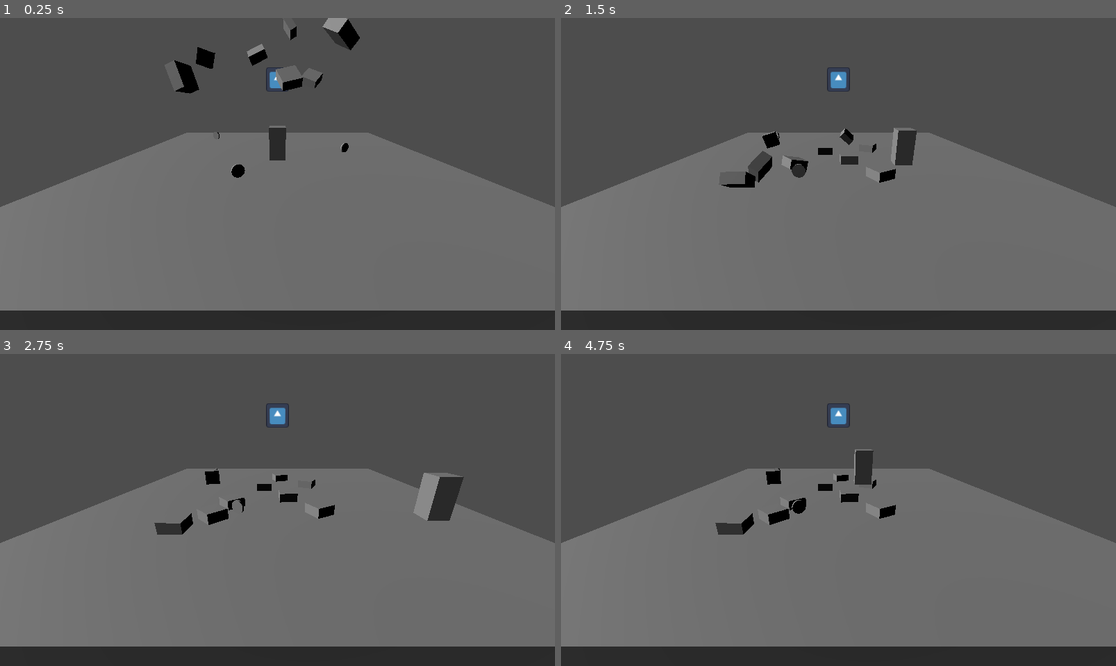
Above: before the commit, frames 1-4 (two rows, left to right).
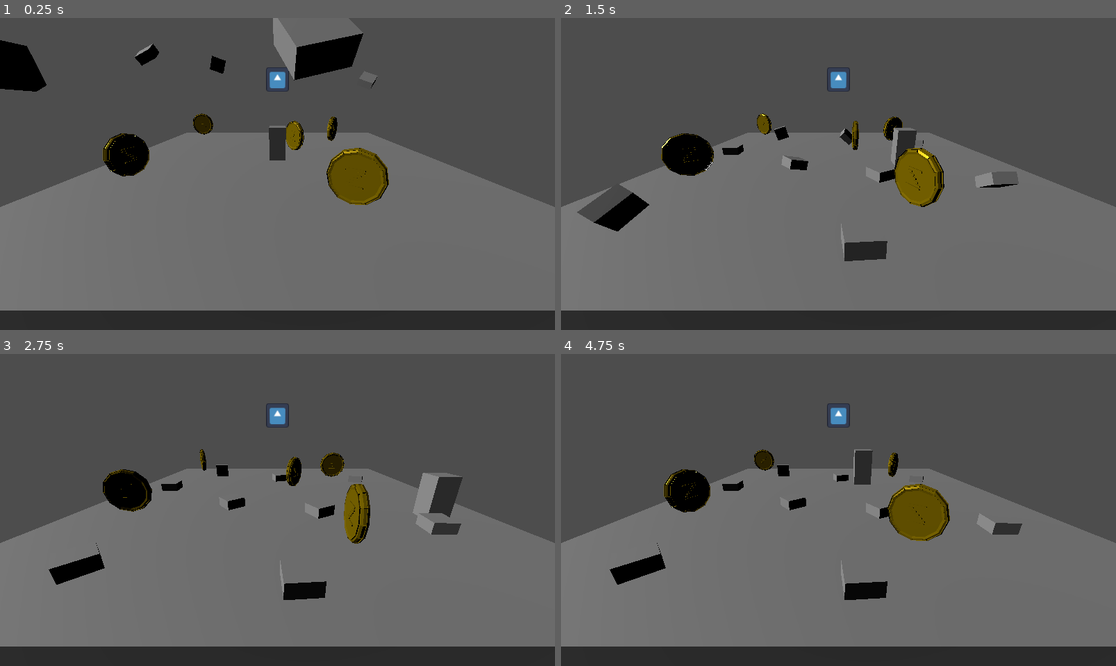
Above: after the commit, the same moments.

Repository: IsaiahMurray/3D-Platformer-Tutorial
Game: Godot game, scene res://scenes/level_1.tscn
The game is run twice, just before and just after one commit, with the same random seed, the same clock (stepped at 60 frames per second) and the same inputs. The engine's default icon, where the game draws it, is replaced by a stand-in: a white triangle on a blue panel in a dark square.
Inputs:
- Up to frame 1 (0.25 s): no input
- Up to frame 2 (1.5 s): tap Enter (ui_accept) at 0.5, 0.77 s; hold Right (ui_right) 0.53-1.28 s; hold Down (ui_down) from 1.28 s (still down)
- Up to frame 3 (2.75 s): tap Enter (ui_accept) at 1.52 s; release Down (ui_down) at 2.03 s; hold Right (ui_right) from 2.03 s (still down)
- Up to frame 4 (4.75 s): release Right (ui_right) at 2.78 s; hold Up (ui_up) 2.78-3.53 s; tap Enter (ui_accept) at 3.02, 3.77, 4.52 s; hold Left (ui_left) from 3.53 s (still down)

The runs differ from the first frame. In frame 1, 7.1% of the frame differs, in the area x 0-71%, y 0-60%; in frame 2, 5.3%; in frame 3, 4.4%; in frame 4, 4.9%.

Commit message:
Created coin
-Imported coin from blender
-Replaced previous coin
-Added multiple to lvl 1 scene

Diff:
--- a/3d-platformer-tutorial/coin.tscn
+++ b/3d-platformer-tutorial/coin.tscn
@@ -1,24 +1,19 @@
 [gd_scene load_steps=4 format=3 uid="uid://blyulifctuxim"]
 
 [ext_resource type="Script" path="res://coin.gd" id="1_71m4f"]
-
-[sub_resource type="CylinderMesh" id="CylinderMesh_ntf6l"]
-top_radius = 0.3
-bottom_radius = 0.3
-height = 0.1
+[ext_resource type="PackedScene" uid="uid://ca1vaa6ty73pc" path="res://assets/z_coin.glb" id="2_wrahy"]
 
 [sub_resource type="BoxShape3D" id="BoxShape3D_ul18f"]
-size = Vector3(0.6, 0.15, 0.6)
+size = Vector3(2, 0.3, 2)
 
 [node name="Coin" type="Area3D"]
 script = ExtResource("1_71m4f")
 
-[node name="MeshInstance3D" type="MeshInstance3D" parent="."]
-transform = Transform3D(1, 0, 0, 0, -4.37114e-08, -1, 0, 1, -4.37114e-08, 0, 0, 0)
-mesh = SubResource("CylinderMesh_ntf6l")
-
 [node name="CollisionShape3D" type="CollisionShape3D" parent="."]
-transform = Transform3D(1, 0, 0, 0, -4.37114e-08, -1, 0, 1, -4.37114e-08, 0, 0, 0)
+transform = Transform3D(1, 0, 0, 0, -4.37114e-08, -1, 0, 1, -4.37114e-08, 0, 0.0233338, 1.01995e-09)
 shape = SubResource("BoxShape3D_ul18f")
 
+[node name="z_coin" parent="." instance=ExtResource("2_wrahy")]
+transform = Transform3D(1, 0, 0, 0, -4.37114e-08, 1, 0, -1, -4.37114e-08, 0, 0, 0)
+
 [connection signal="body_entered" from="." to="." method="_on_body_entered"]
--- a/3d-platformer-tutorial/scenes/level_1.tscn
+++ b/3d-platformer-tutorial/scenes/level_1.tscn
@@ -35,28 +35,28 @@
 transform = Transform3D(0.437172, 0.631898, 0.639989, -0.822372, 0.568949, 0, -0.364121, -0.526309, 0.768384, -2.16433, 8.69854, 1.98282)
 
 [node name="Block2" parent="FallingBlocks" instance=ExtResource("1_cewtq")]
-transform = Transform3D(0.914148, -0.356397, 0.19317, 0.405381, 0.803688, -0.435605, 0, 0.476514, 0.879167, -1.19341, 6.80563, -1.0065)
+transform = Transform3D(0.914148, -0.356397, 0.19317, 0.405381, 0.803688, -0.435605, 0, 0.476514, 0.879167, -7.63219, 6.80563, -1.0065)
 
 [node name="Block6" parent="FallingBlocks" instance=ExtResource("1_cewtq")]
 transform = Transform3D(-0.408448, 0.585545, 0.70022, 0.405381, 0.803688, -0.435605, -0.817825, 0.105934, -0.565633, 2.43826, 6.80563, 3.42243)
 
 [node name="Block5" parent="FallingBlocks" instance=ExtResource("1_cewtq")]
-transform = Transform3D(-0.243803, -0.924557, 0.29284, 0.0752379, -0.319072, -0.944739, 0.966902, -0.208298, 0.147352, -3.93722, 5.22534, 3.31006)
+transform = Transform3D(-0.243803, -0.924557, 0.29284, 0.0752379, -0.319072, -0.944739, 0.966902, -0.208298, 0.147352, -6.75419, 5.22534, 6.98218)
 
 [node name="Block3" parent="FallingBlocks" instance=ExtResource("1_cewtq")]
-transform = Transform3D(0.945103, 0, 0.326773, 0.216295, 0.74958, -0.625577, -0.244942, 0.661914, 0.70843, 0.565655, 5.35289, 1.63306)
+transform = Transform3D(0.945103, 0, 0.326773, 0.216295, 0.74958, -0.625577, -0.244942, 0.661914, 0.70843, 0.565655, 5.35289, 8.87669)
 
 [node name="Block8" parent="FallingBlocks" instance=ExtResource("1_cewtq")]
 transform = Transform3D(0.0639305, -0.86162, -0.503512, -0.371656, -0.488806, 0.789266, -0.926167, 0.136675, -0.351476, 0.880225, 9.08412, -4.58785)
 
 [node name="Block9" parent="FallingBlocks" instance=ExtResource("1_cewtq")]
-transform = Transform3D(0.945103, 1.24759e-08, 0.326773, -0.3194, 0.211222, 0.92378, -0.0690217, -0.977438, 0.199627, -4.81261, 6.91545, -2.83592)
+transform = Transform3D(0.945103, 1.24759e-08, 0.326773, -0.3194, 0.211222, 0.92378, -0.0690217, -0.977438, 0.199627, -4.81261, 6.91545, -5.8541)
 
 [node name="Block7" parent="FallingBlocks" instance=ExtResource("1_cewtq")]
-transform = Transform3D(0.945103, 0, 0.326773, 0.216295, 0.74958, -0.625577, -0.244942, 0.661914, 0.70843, -4.18611, 7.49525, 5.50355)
+transform = Transform3D(0.945103, 0, 0.326773, 0.216295, 0.74958, -0.625577, -0.244942, 0.661914, 0.70843, 6.52842, 7.49525, 5.50355)
 
 [node name="Block4" parent="FallingBlocks" instance=ExtResource("1_cewtq")]
-transform = Transform3D(0.842744, 0, -0.538315, -0.340995, 0.773785, -0.533835, 0.41654, 0.633448, 0.652102, 2.14297, 5.57795, -1.47006)
+transform = Transform3D(0.842744, 0, -0.538315, -0.340995, 0.773785, -0.533835, 0.41654, 0.633448, 0.652102, 6.36841, 5.57795, -3.23066)
 
 [node name="CharacterBody3D" parent="." instance=ExtResource("2_mxpfi")]
 transform = Transform3D(1, 0, 0, 0, 1, 0, 0, 0, 1, 0, 1.18755, 0)
@@ -66,12 +66,19 @@
 transform = Transform3D(1, 0, 0, 0, 1, 0, 0, 0, 1, -1.72212, 1.20534, 4.31456)
 
 [node name="Coin" parent="Coins" instance=ExtResource("4_jeteg")]
-transform = Transform3D(0.613927, 0, -0.789363, 0, 1, 0, 0.789363, 0, 0.613927, -3.33611, 0, -8.53538)
+transform = Transform3D(0.835625, 0, -0.5493, 0, 1, 0, 0.5493, 0, 0.835625, -5.53333, 0.5, -11.9272)
+
+[node name="Coin2" parent="Coins" instance=ExtResource("4_jeteg")]
+transform = Transform3D(0.877456, 0, 0.479657, 0, 1, 0, -0.479657, 0, 0.877456, 6.28482, 0.5, -8.85161)
 
 [node name="Coin3" parent="Coins" instance=ExtResource("4_jeteg")]
+transform = Transform3D(-0.427894, 0, 0.903829, 0, 1, 0, -0.903829, 0, -0.427894, 4.32605, 0.5, 2.01212)
 
-[node name="Coin2" parent="Coins" instance=ExtResource("4_jeteg")]
-transform = Transform3D(1, 0, 0, 0, 1, 0, 0, 0, 1, 5.96843, 0, -4.31456)
+[node name="Coin4" parent="Coins" instance=ExtResource("4_jeteg")]
+transform = Transform3D(0.778495, 0, 0.627651, 0, 1, 0, -0.627651, 0, 0.778495, -5.16528, 0.5, -0.754544)
+
+[node name="Coin5" parent="Coins" instance=ExtResource("4_jeteg")]
+transform = Transform3D(0.00450304, 0, 0.99999, 0, 1, 0, -0.99999, 0, 0.00450304, 2.86727, 0.5, -5.63935)
 
 [node name="Icon" type="Sprite3D" parent="."]
 transform = Transform3D(1, 0, 0, 0, 1, 0, 0, 0, 1, 0, 5.1089, 0)
Binary file added: 3d-platformer-tutorial/assets/z_coin.glb
Not shown, added: 3d-platformer-tutorial/assets/z_coin.glb.import
